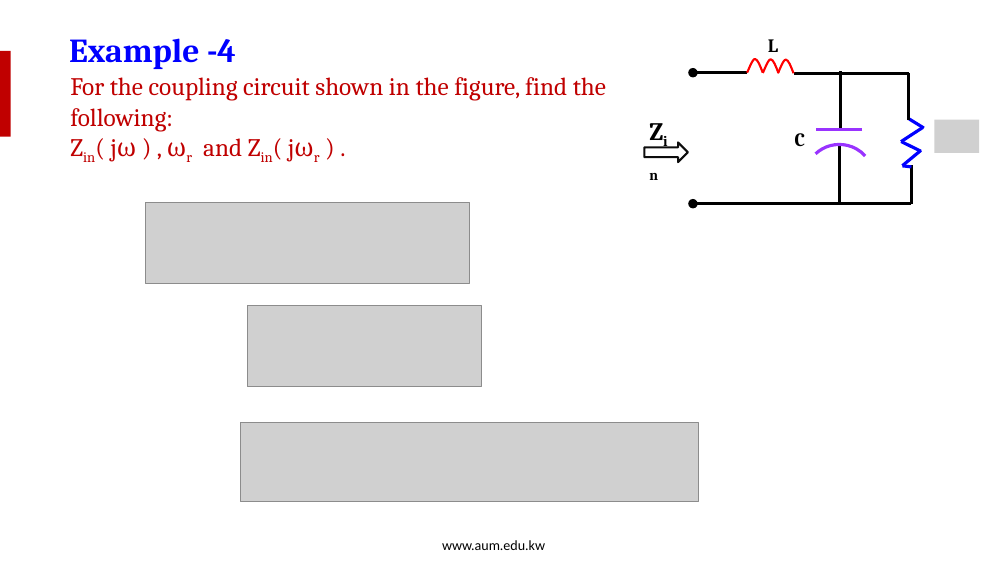
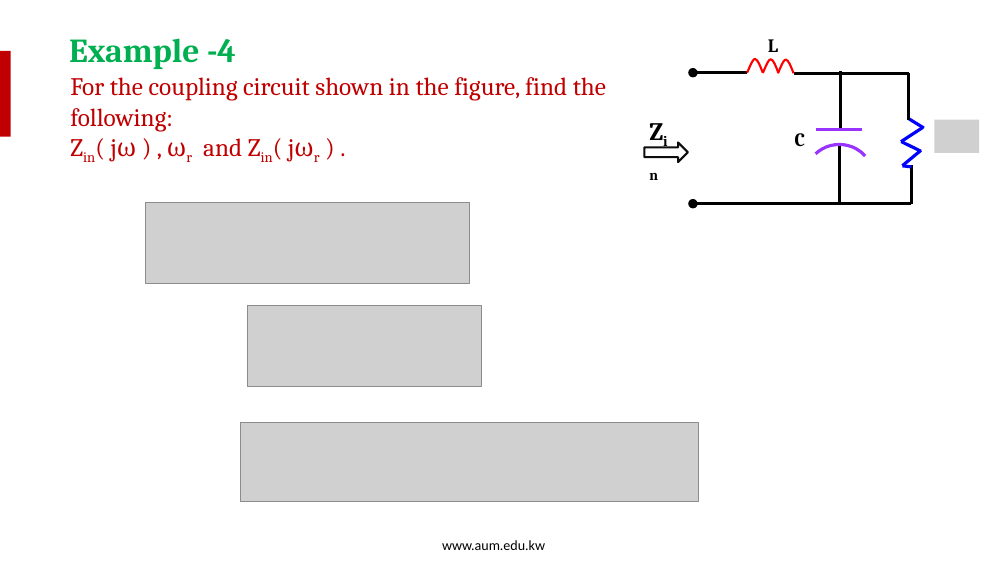
Before and after one commit to salmanrazzaq1993/AUM-WORK, a slide deck: slide 17 of PP WORK/Instructor Version/Week 12/Week 12-Lecture 1 - Resonance.pptx (slide 13 before the commit). Drawn at 1008x567 pixels with LibreOffice and Linux fonts; fonts in the diff are those of the drawing; grey boxes stand for pictures; background and template pictures are left out. Boxes give left, top, right and bottom in pixels: in the first picture for what was removed or moved away, otherwise in the second. Text is boxed around its words. In the diff, an @@ line names an element or a change of style, - is before the commit and + after.

```diff
--- a/PP WORK/Instructor Version/Week 12/Week 12-Lecture 1 - Resonance.pptx
+++ b/PP WORK/Instructor Version/Week 12/Week 12-Lecture 1 - Resonance.pptx
@@ text "Example -4" at [69,38,236,69]: text colour #0000FF to #00B050 @@
```
Also in this commit, not shown: 8 other slides changed, 6 slides added.
